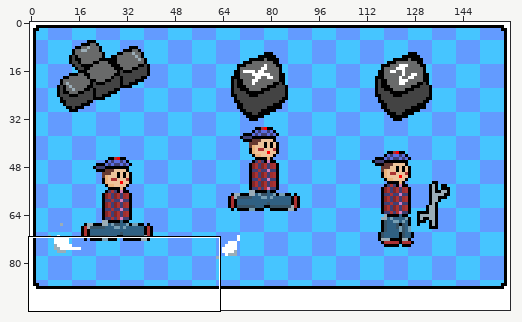
A sprite sheet gets an edit: Assets/Sprites/instructions_final4.png. Above: a wide view before the commit, with the close-up outlined.
Close-up. Old version:
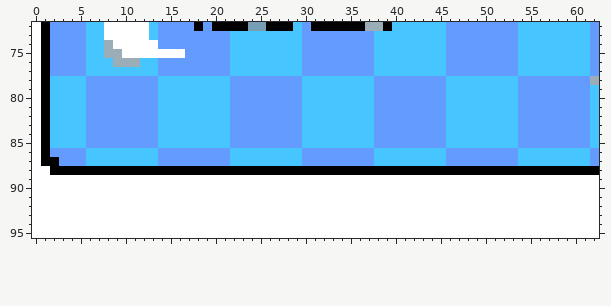
The file is 160x96 pixels. Shown: x 0..62, y 72..95.
The result:
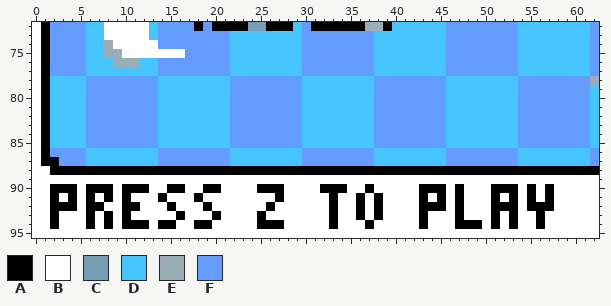
Palette (. is transparent): A #000000  B #ffffff  C #769fb5  D #46c5ff  E #9badb7  F #639bff
The edit:
@@ x 0..62 @@
 89 BBBBBBBBBBBBBBBBBBBBBBBBBBBBBBBBBBBBBBBBBBBBBBBBBBBBBBBBBBBBBBB
-90 BBBBBBBBBBBBBBBBBBBBBBBBBBBBBBBBBBBBBBBBBBBBBBBBBBBBBBBBBBBBBBB
-91 BBBBBBBBBBBBBBBBBBBBBBBBBBBBBBBBBBBBBBBBBBBBBBBBBBBBBBBBBBBBBBB
-92 BBBBBBBBBBBBBBBBBBBBBBBBBBBBBBBBBBBBBBBBBBBBBBBBBBBBBBBBBBBBBBB
-93 BBBBBBBBBBBBBBBBBBBBBBBBBBBBBBBBBBBBBBBBBBBBBBBBBBBBBBBBBBBBBBB
-94 BBBBBBBBBBBBBBBBBBBBBBBBBBBBBBBBBBBBBBBBBBBBBBBBBBBBBBBBBBBBBBB
+90 BBAAABAAABAAABBAABBAABBBBAAABBBBAAABBABBBBBAAABABBBAAABABABBBBB
+91 BBABABABABABBBABBBABBBBBBBBABBBBBABBABABBBBABABABBBABABABABBBBB
+92 BBAAABAABBAABBBABBBABBBBBBABBBBBBABBABABBBBAAABABBBAAABAAABBBBB
+93 BBABBBABABABBBBBABBBABBBBABBBBBBBABBABABBBBABBBABBBABABBABBBBBB
+94 BBABBBABABAAABAABBAABBBBBAAABBBBBABBBABBBBBABBBAAABABABBABBBBBB
 95 BBBBBBBBBBBBBBBBBBBBBBBBBBBBBBBBBBBBBBBBBBBBBBBBBBBBBBBBBBBBBBB
Pixel boxes of the changes (left, top, right, bottom) in both close-ups:
changed: (50, 184, 221, 229)
changed: (257, 184, 383, 229)
changed: (419, 184, 554, 229)
